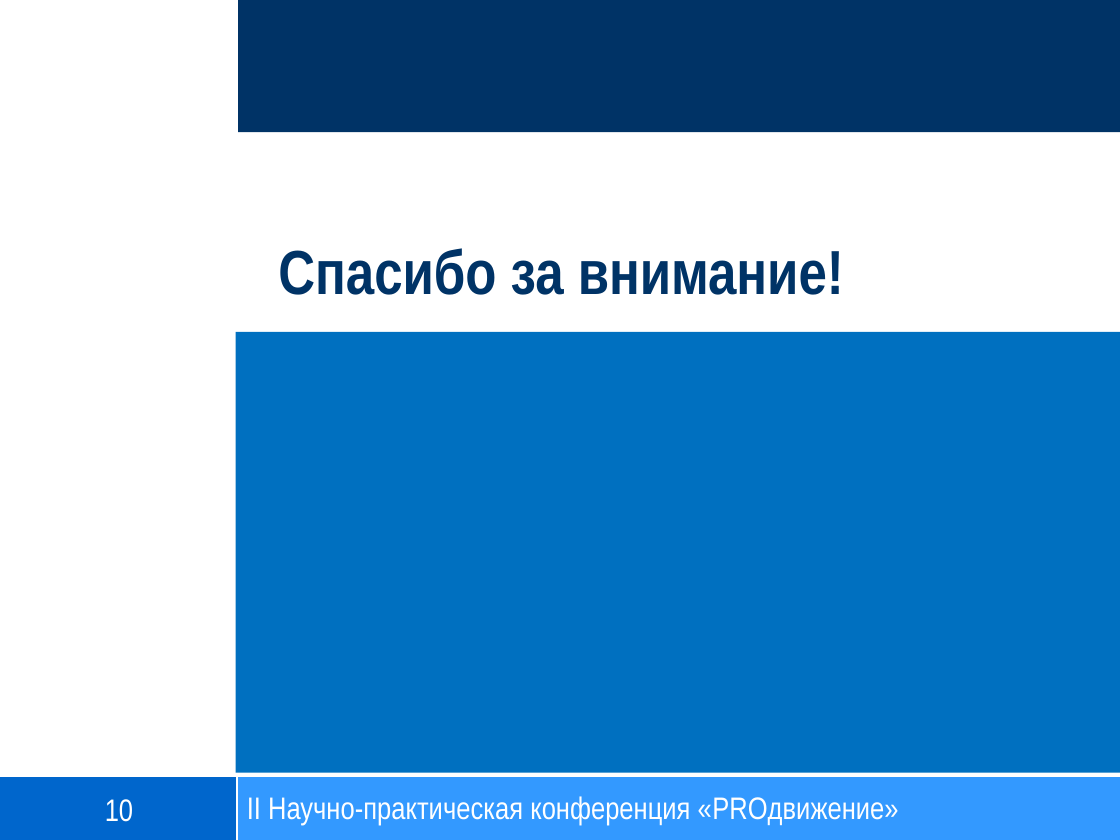
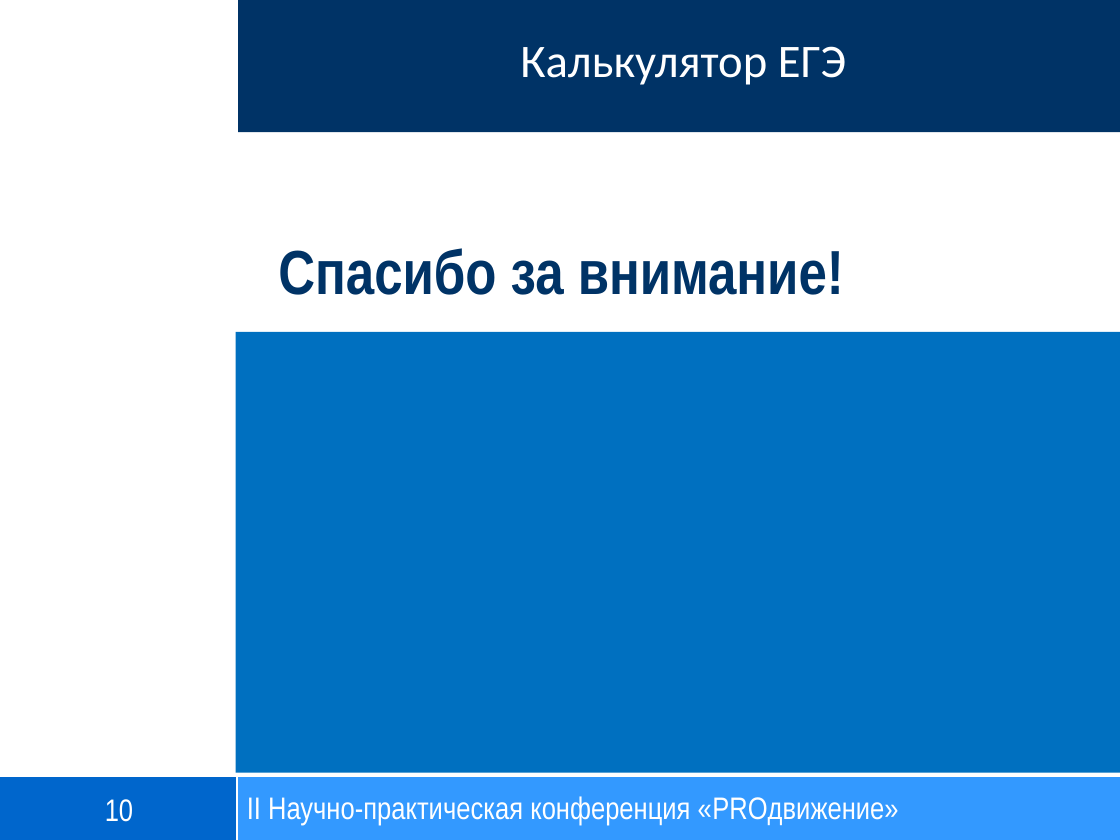
Before and after one commit to TheLost30/telegram_EGE_bot, a slide deck: slide 10 of data/Калькулятор ЕГЭ (Гриб Кирилл).PPTX. Drawn at 1120x840 pixels with LibreOffice and Linux fonts; fonts in the diff are those of the drawing; background and template pictures are left out. Boxes give left, top, right and bottom in pixels: in the first picture for what was removed or moved away, otherwise in the second. Text is boxed around its words. In the diff, an @@ line names an element or a change of style, - is before the commit and + after.

```diff
--- a/data/Калькулятор ЕГЭ (Гриб Кирилл).PPTX
+++ b/data/Калькулятор ЕГЭ (Гриб Кирилл).PPTX
@@ text added at bbox=[520, 46, 846, 85], 30 pt, text #FFFFFF @@
+Калькулятор ЕГЭ
```
Also in this commit, not shown: 8 other slides changed.
